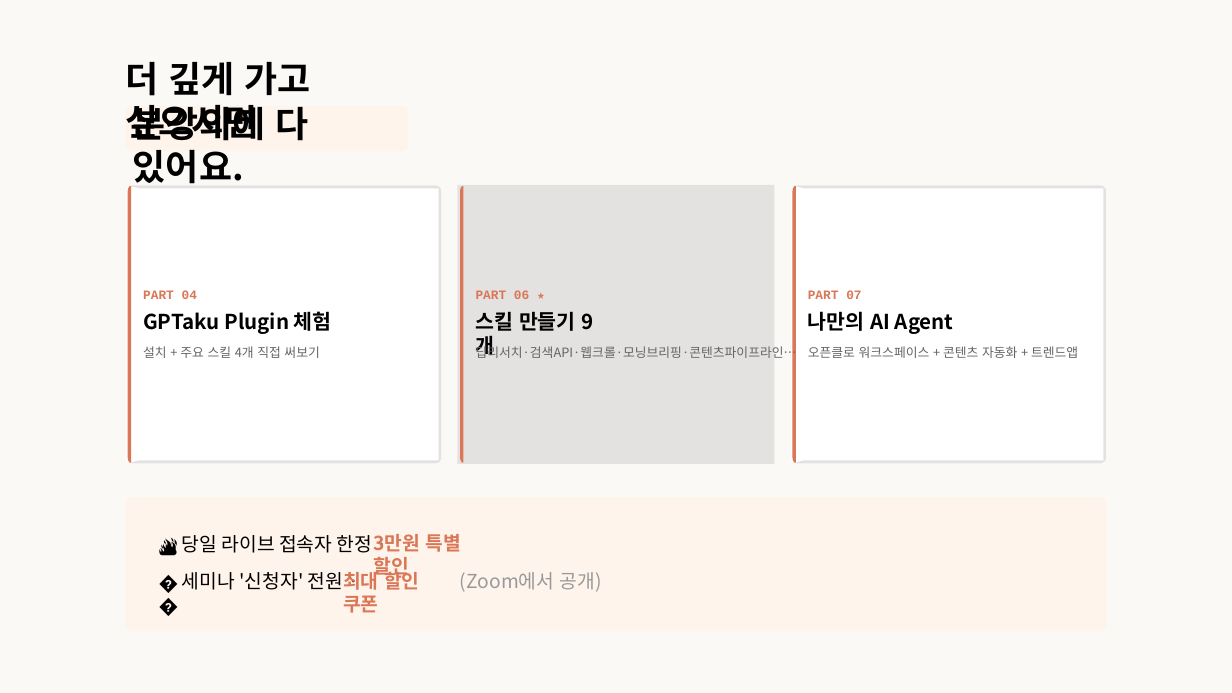
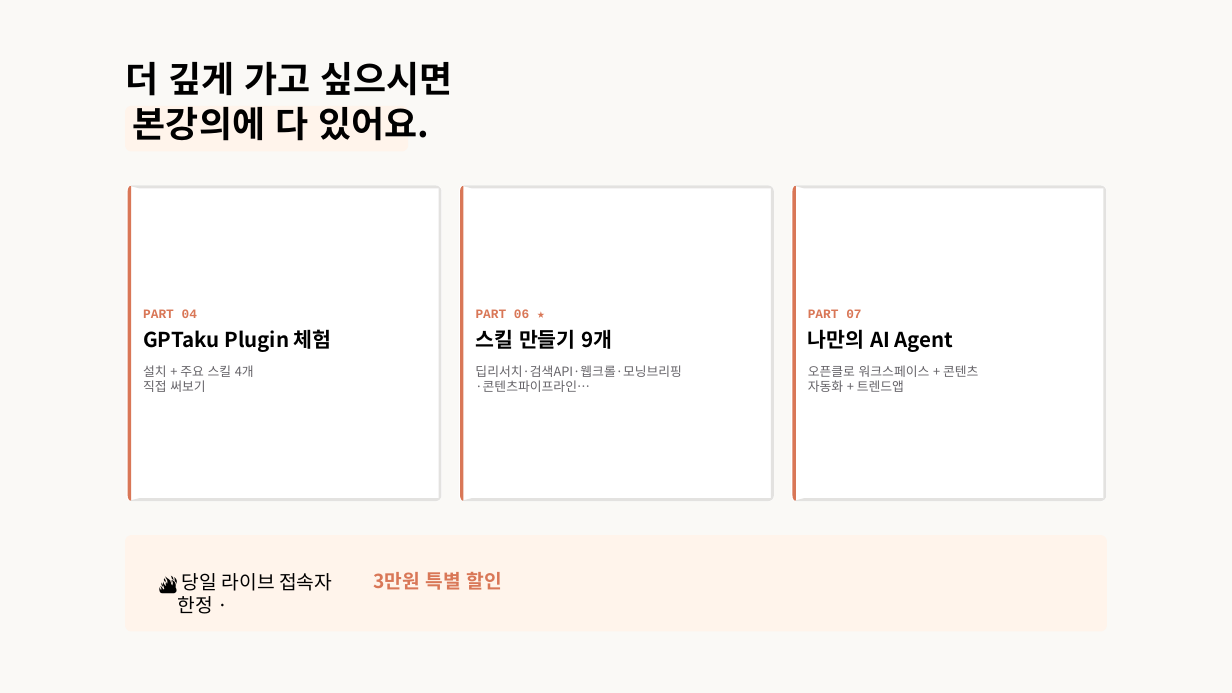
Before and after one commit to fivetaku/claude-code-skills-seminar, a slide deck: slide 15 of deck-editable.pptx. Drawn at 1232x693 pixels with LibreOffice and Linux fonts; fonts in the diff are those of the drawing. Boxes give left, top, right and bottom in pixels: in the first picture for what was removed or moved away, otherwise in the second. Text is boxed around its words. In the diff, an @@ line names an element or a change of style, - is before the commit and + after.

Commit message:
fix: C3 쿠폰 중복 라인 제거

```diff
--- a/deck-editable.pptx
+++ b/deck-editable.pptx
@@ text "더 깊게 가고 싶으시면" rewrapped from (125, 62, 311, 145) to (125, 62, 453, 96) @@
@@ text "본강의에 다 있어요." rewrapped from (133, 101, 308, 184) to (133, 107, 429, 141) @@
@@ freeform shape: place and size @@
-freeform shape at (126, 185, 442, 464)
+freeform shape at (126, 185, 442, 502)
@@ freeform shape: place and size @@
-freeform shape at (128, 186, 131, 463)
+freeform shape at (128, 186, 131, 501)
@@ freeform shape: place and size @@
-freeform shape at (439, 187, 442, 462)
+freeform shape at (439, 187, 442, 500)
@@ freeform shape: place and size @@
-freeform shape at (459, 185, 774, 464)
+freeform shape at (459, 185, 774, 502)
@@ freeform shape: place and size @@
-freeform shape at (460, 186, 463, 463)
+freeform shape at (460, 186, 463, 501)
@@ freeform shape: place and size @@
-freeform shape at (458, 185, 775, 464)
+freeform shape at (771, 187, 774, 500)
@@ freeform shape: place and size @@
-freeform shape at (791, 185, 1106, 464)
+freeform shape at (791, 185, 1106, 502)
@@ freeform shape: place and size @@
-freeform shape at (792, 186, 795, 463)
+freeform shape at (792, 186, 795, 501)
@@ freeform shape: place and size @@
-freeform shape at (1103, 187, 1106, 462)
+freeform shape at (1103, 187, 1106, 500)
@@ 4 texts: place and size @@
-4 texts at (143, 290, 861, 334)
+4 texts at (143, 309, 861, 352)
@@ text "스킬 만들기 9개" rewrapped from (475, 311, 576, 331) to (475, 329, 612, 349) @@
@@ text "나만의 AI Agent": place and size @@
-text "나만의 AI Agent" at (808, 311, 954, 334)
+text "나만의 AI Agent" at (808, 329, 954, 352)
@@ text "설치 + 주요 스킬 4개 ..." rewrapped from (143, 346, 319, 358) to (143, 365, 254, 392) @@
@@ text "딥리서치·검색API·웹크롤·모닝브리핑·콘텐츠파이프라인…" rewrapped from (475, 344, 796, 362) to (475, 365, 682, 392) @@
@@ text "오픈클로 워크스페이스 + 콘텐츠 자동화 ..." rewrapped from (808, 346, 1078, 358) to (808, 365, 978, 392) @@
@@ 3 freeform shapes, 1 text: place and size @@
-3 freeform shapes, 1 text at (130, 460, 1104, 559)
+3 freeform shapes, 1 text at (130, 498, 1104, 596)
@@ freeform shape: place and size @@
-freeform shape at (125, 497, 1107, 631)
+freeform shape at (125, 535, 1107, 631)
@@ text removed at (343, 568, 378, 613) @@
-최대 할인 쿠폰
@@ text "3만원 특별 할인" rewrapped from (373, 534, 461, 579) to (373, 572, 501, 590) @@
@@ text removed at (158, 571, 177, 596) @@
-🎁
@@ text "당일 라이브 접속자 한정 ·" rewrapped from (182, 535, 372, 553) to (178, 573, 332, 614) @@
@@ text removed at (182, 572, 343, 590) @@
-세미나 '신청자' 전원 ·
@@ text removed at (460, 572, 602, 592) @@
-(Zoom에서 공개)
```
Also in this commit, not shown: 15 other slides changed, 3 other files.
